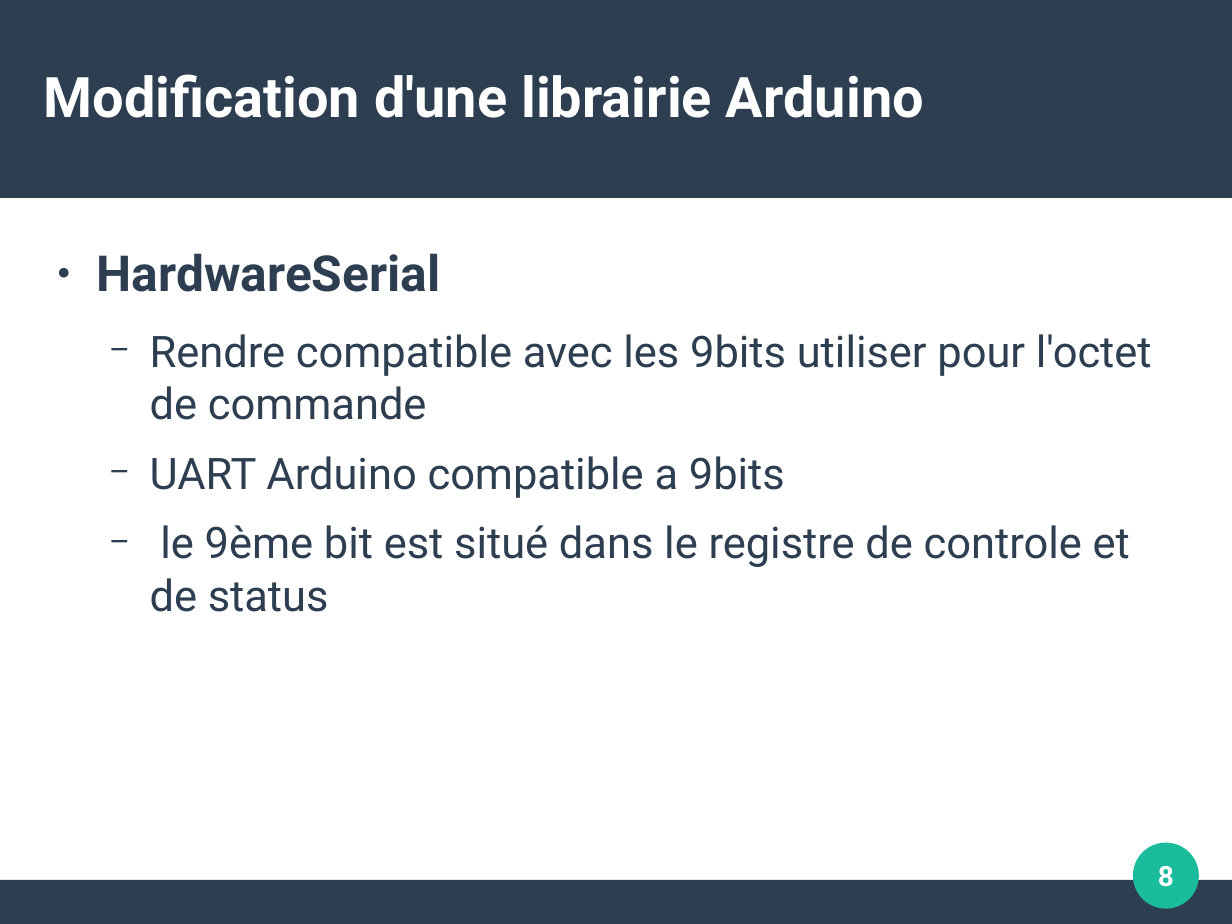
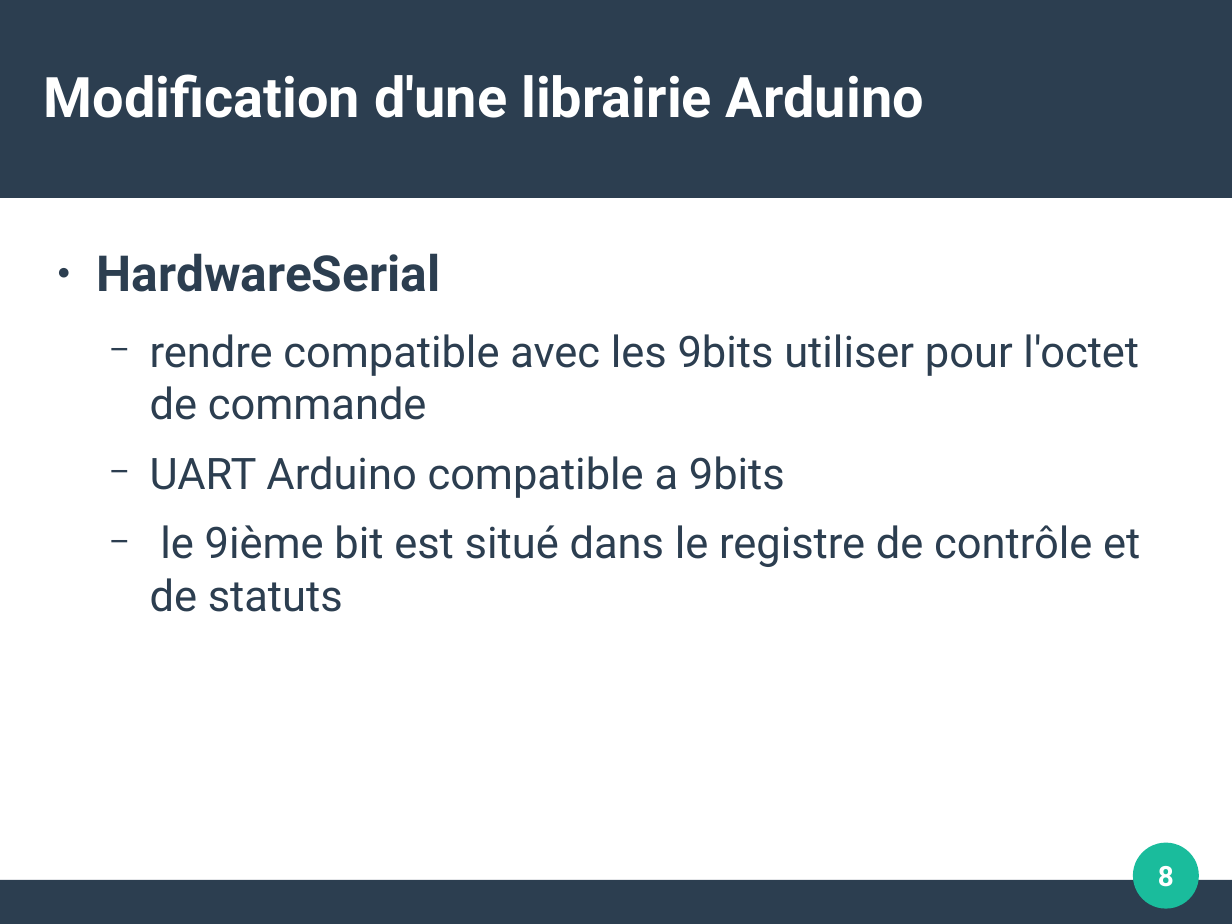
Before and after one commit to surpriserom/Pilotage-automatique-d-un-voilier-via-un-bus-CAN-Arduino, a slide deck: slide 8 of Document/Présentation.odp. Drawn at 1232x924 pixels with LibreOffice and Linux fonts; fonts in the diff are those of the drawing. Boxes give left, top, right and bottom in pixels: in the first picture for what was removed or moved away, otherwise in the second. Text is boxed around its words. In the diff, an @@ line names an element or a change of style, - is before the commit and + after.

```diff
--- a/Document/Présentation.odp
+++ b/Document/Présentation.odp
@@ text at [150, 334, 1139, 420]: text changed @@
-  − Rendre compatible avec les 9bits utiliser pour l'octet de commande
+  − rendre compatible avec les 9bits utiliser pour l'octet de commande
@@ text at [150, 525, 1140, 612]: text changed @@
-  − le 9ème bit est situé dans le registre de controle et de status
+  − le 9ième bit est situé dans le registre de contrôle et de statuts
```
Also in this commit, not shown: 3 other slides changed, 2 slides added, 13 other files.
